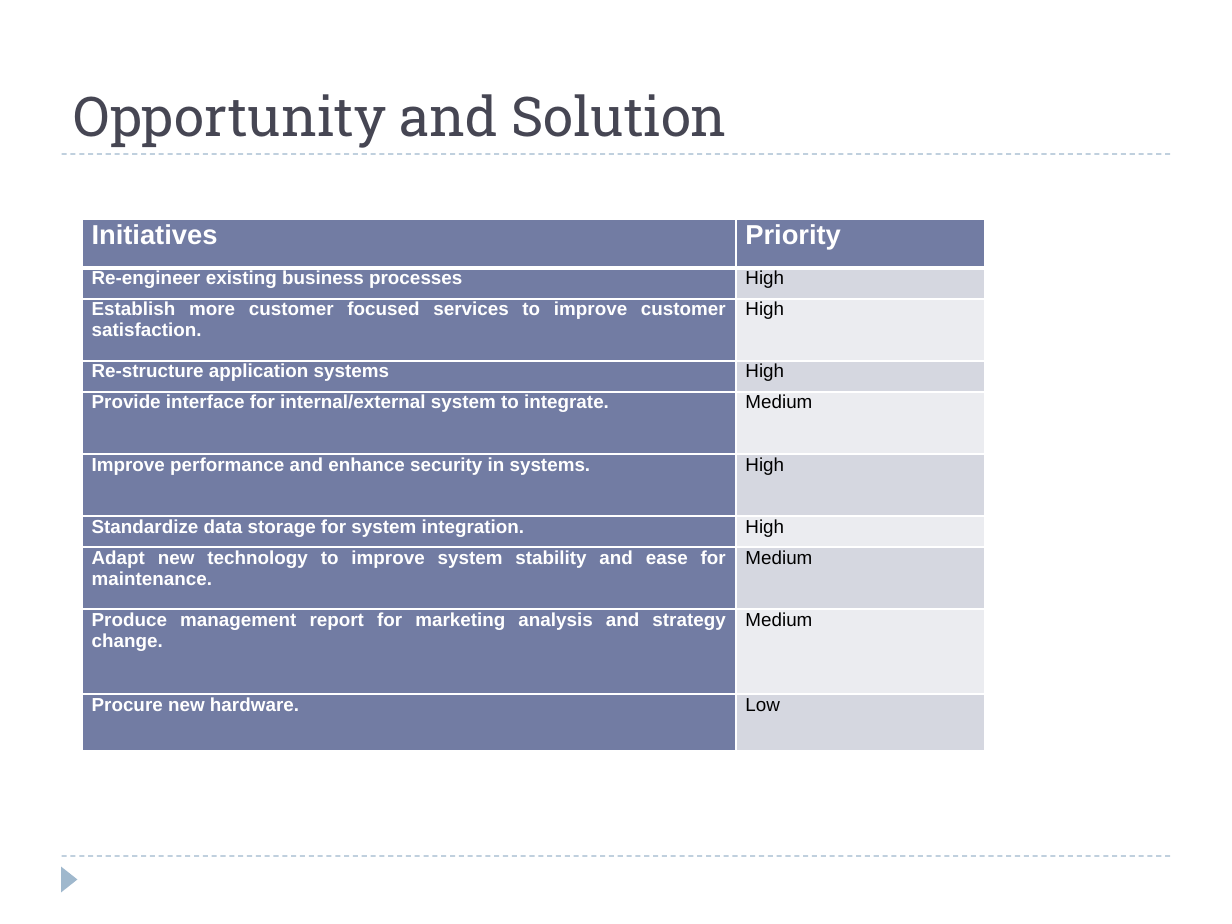
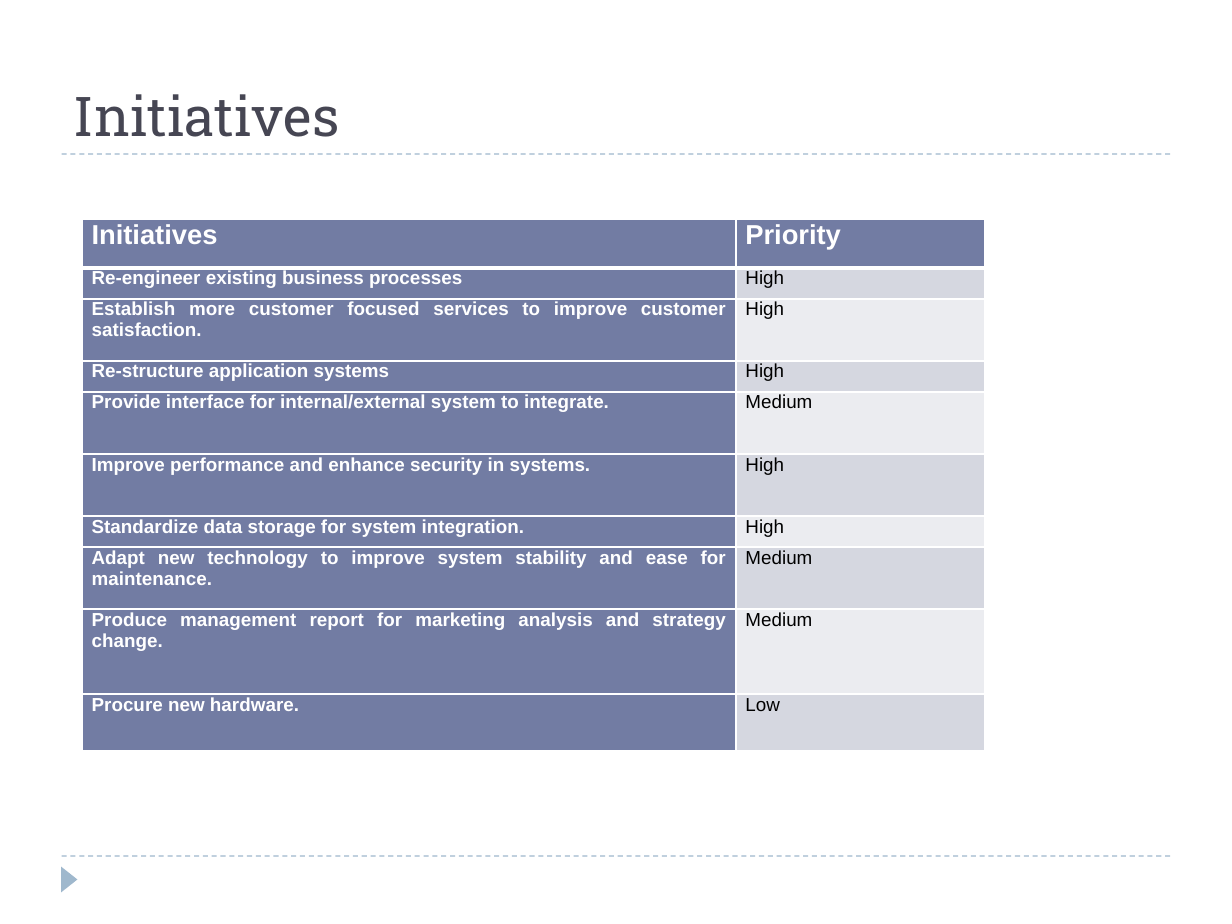
Before and after one commit to windieccf/t1-shipping, a slide deck: slide 33 of Enterprise Architech Presentation.pptx (slide 31 before the commit). Drawn at 1232x924 pixels with LibreOffice and Linux fonts; fonts in the diff are those of the drawing. Boxes give left, top, right and bottom in pixels: in the first picture for what was removed or moved away, otherwise in the second. Text is boxed around its words. In the diff, an @@ line names an element or a change of style, - is before the commit and + after.

```diff
--- a/Enterprise Architech Presentation.pptx
+++ b/Enterprise Architech Presentation.pptx
@@ title at bbox=[74, 94, 340, 137]: text changed @@
-Opportunity and Solution
+Initiatives
```
Also in this commit, not shown: 6 other slides changed, 3 slides added, 1 slide removed.
